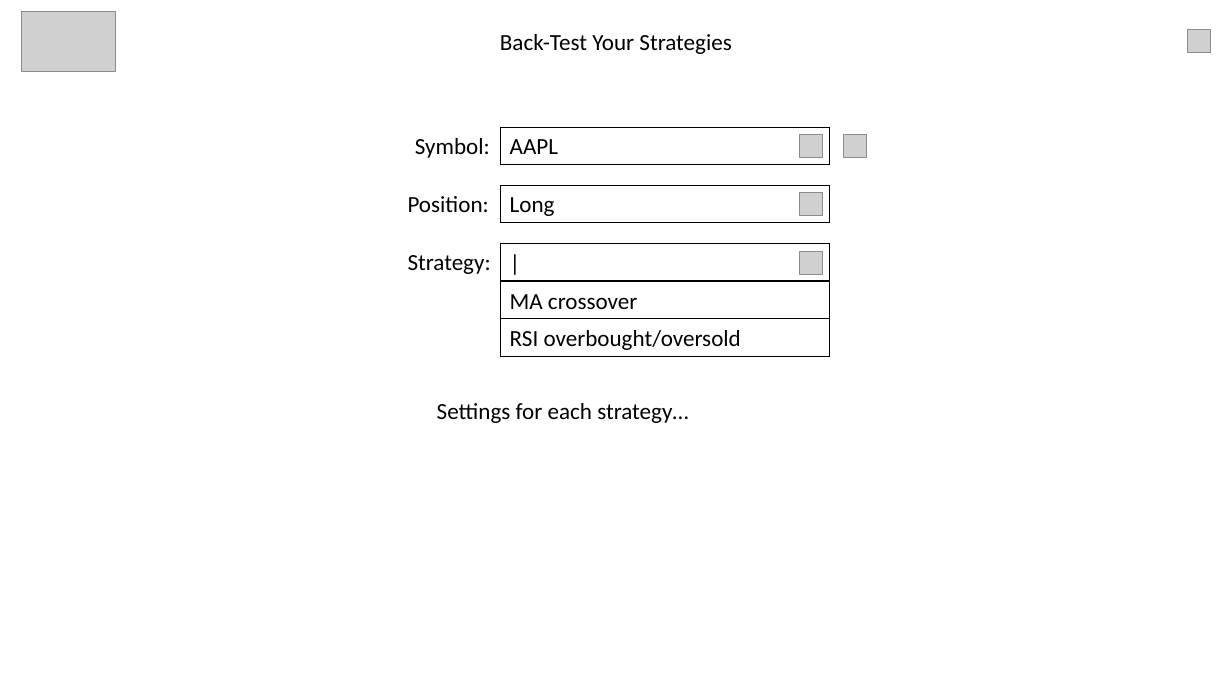
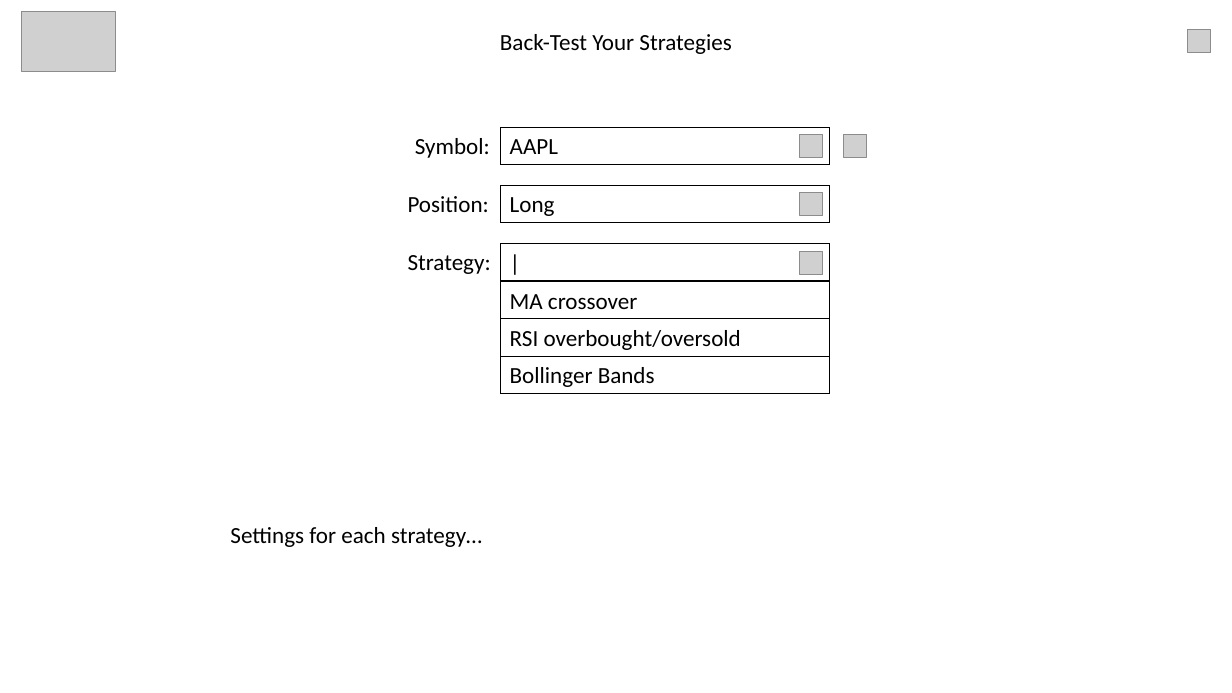
Before and after one commit to MosElsh/Backtesting-app, a slide deck: slide 6 of App Designs/Light Mode App Design.pptx (slide 7 before the commit). Drawn at 1232x693 pixels with LibreOffice and Linux fonts; fonts in the diff are those of the drawing; grey boxes stand for pictures. Boxes give left, top, right and bottom in pixels: in the first picture for what was removed or moved away, otherwise in the second. Text is boxed around its words. In the diff, an @@ line names an element or a change of style, - is before the commit and + after.

```diff
--- a/App Designs/Light Mode App Design.pptx
+++ b/App Designs/Light Mode App Design.pptx
@@ rectangle added at <box>501,356,830,393</box>, outline #000000 0.75 pt, 18 pt, text #000000 @@
+Bollinger Bands
@@ text "Settings for each strategy…": place and size @@
-text "Settings for each strategy…" at <box>437,403,688,423</box>
+text "Settings for each strategy…" at <box>230,527,482,547</box>
```
Also in this commit, not shown: 2 other slides changed, 1 slide added, 19 other files.
